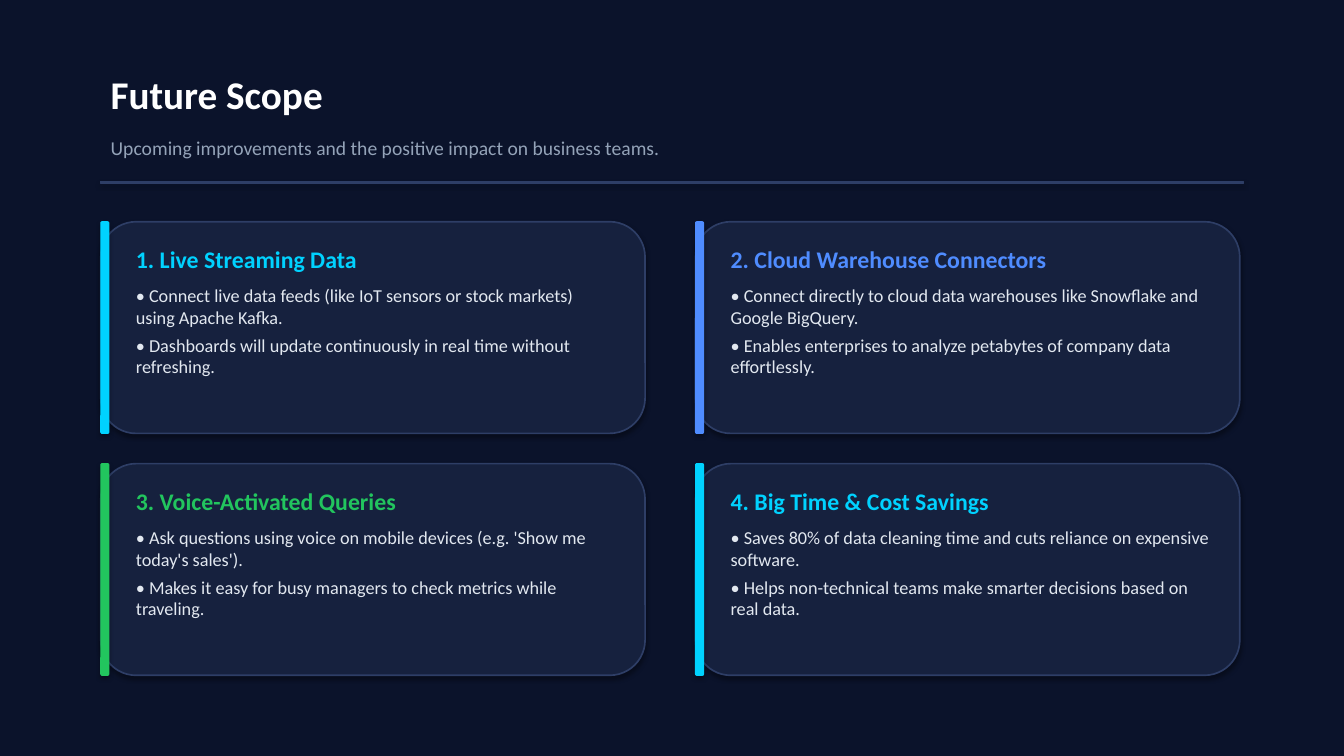
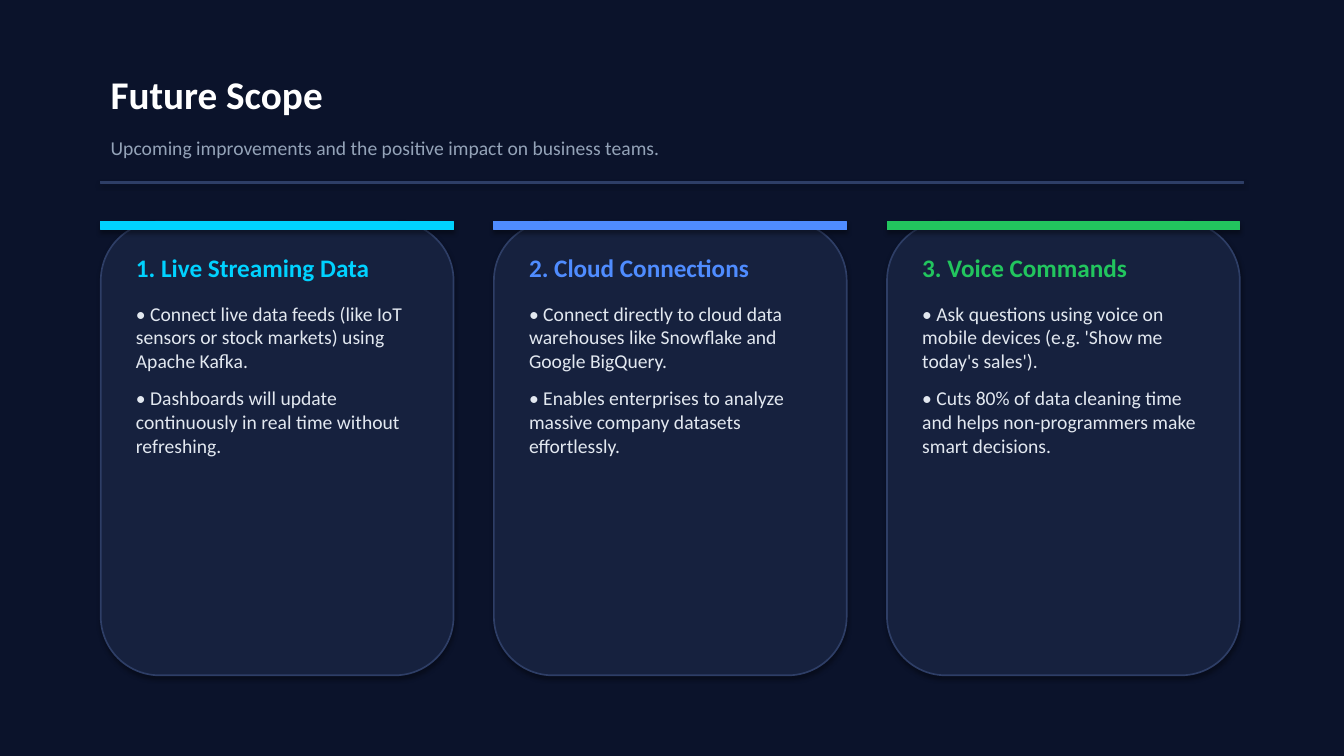
Before and after one commit to bommisettydattasaimanikanta/insightX-ai, a slide deck: slide 8 of InsightX_AI_Project_Presentation.pptx. Drawn at 1344x756 pixels with LibreOffice and Linux fonts; fonts in the diff are those of the drawing. Boxes give left, top, right and bottom in pixels: in the first picture for what was removed or moved away, otherwise in the second. Text is boxed around its words. In the diff, an @@ line names an element or a change of style, - is before the commit and + after.

```diff
--- a/InsightX_AI_Project_Presentation.pptx
+++ b/InsightX_AI_Project_Presentation.pptx
@@ rounded rectangle: place and size @@
-rounded rectangle at <box>101,222,645,434</box>
+rounded rectangle at <box>101,222,454,676</box>
@@ rounded rectangle removed at <box>101,222,109,434</box> @@
@@ rectangle added at <box>101,222,454,230</box>, fill #00D2FF, outline #00D2FF 0.75 pt @@
@@ rounded rectangle: place and size @@
-rounded rectangle at <box>696,222,1240,434</box>
+rounded rectangle at <box>494,222,847,676</box>
@@ rectangle added at <box>494,222,847,230</box>, fill #4F8CFF, outline #4F8CFF 0.75 pt @@
@@ rounded rectangle removed at <box>696,222,704,434</box> @@
@@ rounded rectangle: place and size @@
-rounded rectangle at <box>101,464,645,676</box>
+rounded rectangle at <box>887,222,1240,676</box>
@@ rectangle added at <box>887,222,1240,230</box>, fill #22C55E, outline #22C55E 0.75 pt @@
@@ text "1. Live Streaming Data": place and size @@
-text "1. Live Streaming Data" at <box>136,251,573,376</box>
+text "1. Live Streaming Data" at <box>136,259,402,457</box>
@@ text "1. Live Streaming Data" at <box>136,259,402,457</box>: size 17 to 18 pt in "1. Live Streaming Data"; size 13 to 14 pt in "• Connect live data feeds (like IoT ...", "• Dashboards will update continuously in real ..."; more space between paragraphs @@
@@ text "2. Cloud Connections": place and size @@
-text "2. Cloud Connections" at <box>731,251,1198,376</box>
+text "2. Cloud Connections" at <box>529,259,783,456</box>
@@ text at <box>529,259,749,277</box>: text changed; size 17 to 18 pt @@
-2. Cloud Warehouse Connectors
+2. Cloud Connections
@@ text "3. Voice Commands": place and size @@
-text "3. Voice Commands" at <box>136,493,586,618</box>
+text "3. Voice Commands" at <box>922,259,1195,453</box>
@@ text at <box>922,259,1127,277</box>: text changed; size 17 to 18 pt @@
-3. Voice-Activated Queries
+3. Voice Commands
@@ text at <box>529,307,782,372</box>: size 13 to 14 pt in "• Connect directly to cloud data warehouses ..."; more space between paragraphs @@
@@ text at <box>922,307,1164,371</box>: size 13 to 14 pt in "• Ask questions using voice on mobile ..."; more space between paragraphs @@
@@ text at <box>529,391,783,456</box>: text changed; size 13 to 14 pt @@
-• Enables enterprises to analyze petabytes of company data effortlessly.
+• Enables enterprises to analyze massive company datasets effortlessly.
@@ text at <box>922,391,1195,453</box>: text changed; size 13 to 14 pt @@
-• Makes it easy for busy managers to check metrics while traveling.
+• Cuts 80% of data cleaning time and helps non-programmers make smart decisions.
@@ rounded rectangle removed at <box>101,464,109,676</box> @@
@@ rounded rectangle removed at <box>696,464,1240,676</box> @@
@@ rounded rectangle removed at <box>696,464,704,676</box> @@
@@ text removed at <box>731,493,1209,615</box> @@
-4. Big Time & Cost Savings
-• Saves 80% of data cleaning time and cuts reliance on expensive software.
-• Helps non-technical teams make smarter decisions based on real data.
```
Also in this commit, not shown: 9 other slides changed, 2 other files.
